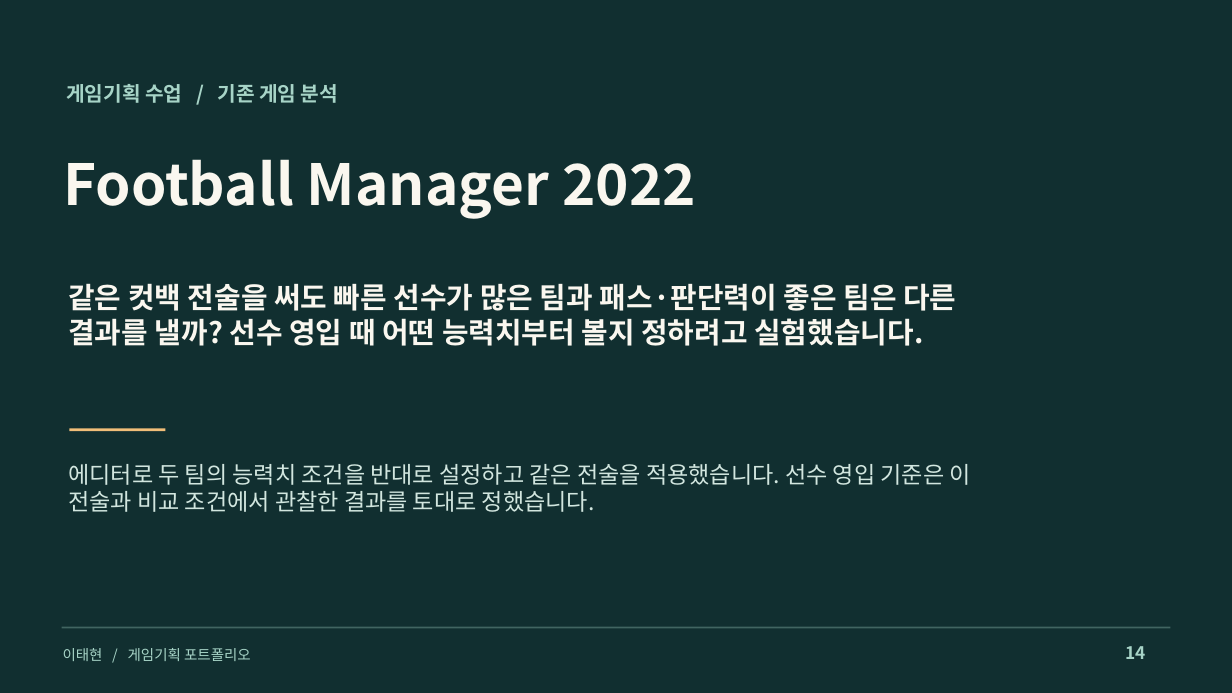
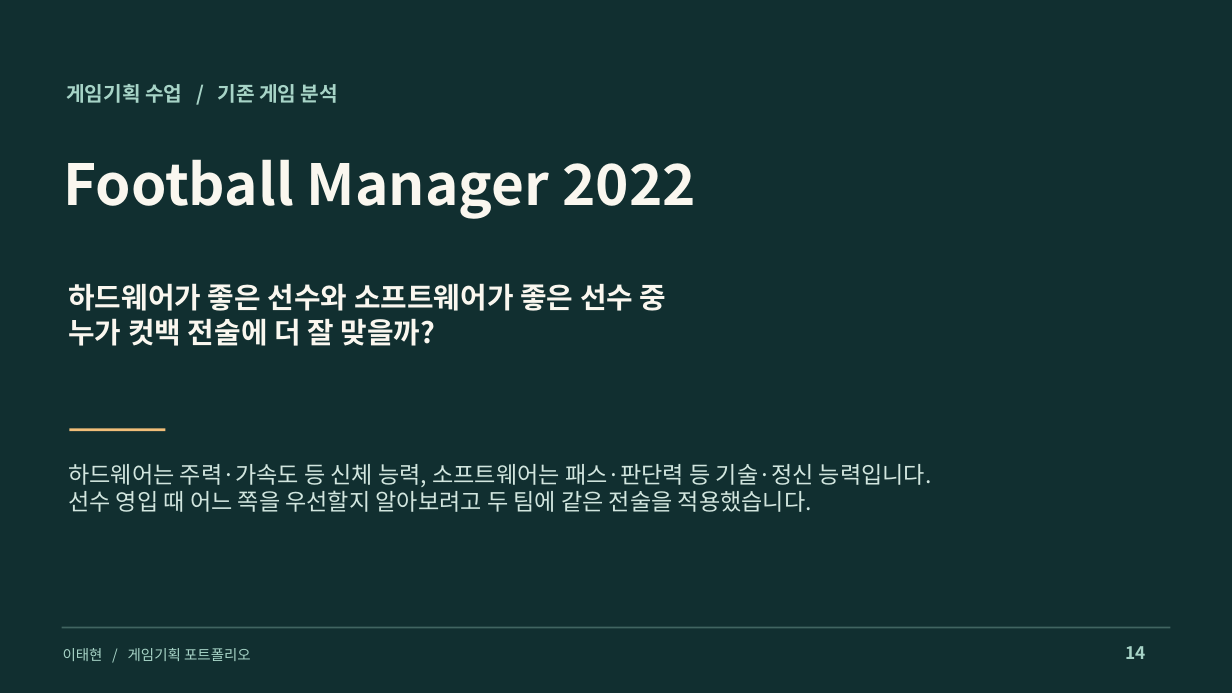
Before and after one commit to 2021180033-LTH/game-programming-portfolio, a slide deck: slide 14 of portfolio/game-design/LeeTaehyun_GameDesign_Portfolio.pptx. Drawn at 1232x693 pixels with LibreOffice and Linux fonts; fonts in the diff are those of the drawing. Boxes give left, top, right and bottom in pixels: in the first picture for what was removed or moved away, otherwise in the second. Text is boxed around its words. In the diff, an @@ line names an element or a change of style, - is before the commit and + after.

```diff
--- a/portfolio/game-design/LeeTaehyun_GameDesign_Portfolio.pptx
+++ b/portfolio/game-design/LeeTaehyun_GameDesign_Portfolio.pptx
@@ text at (68, 283, 667, 346): text changed @@
-같은 컷백 전술을 써도 빠른 선수가 많은 팀과 패스·판단력이 좋은 팀은 다른
-결과를 낼까? 선수 영입 때 어떤 능력치부터 볼지 정하려고 실험했습니다.
+하드웨어가 좋은 선수와 소프트웨어가 좋은 선수 중
+누가 컷백 전술에 더 잘 맞을까?
@@ text at (68, 464, 932, 512): text changed @@
-에디터로 두 팀의 능력치 조건을 반대로 설정하고 같은 전술을 적용했습니다. 선수 영입 기준은 이
-전술과 비교 조건에서 관찰한 결과를 토대로 정했습니다.
+하드웨어는 주력·가속도 등 신체 능력, 소프트웨어는 패스·판단력 등 기술·정신 능력입니다.
+선수 영입 때 어느 쪽을 우선할지 알아보려고 두 팀에 같은 전술을 적용했습니다.
```
Also in this commit, not shown: 3 other slides changed, 5 other files.
